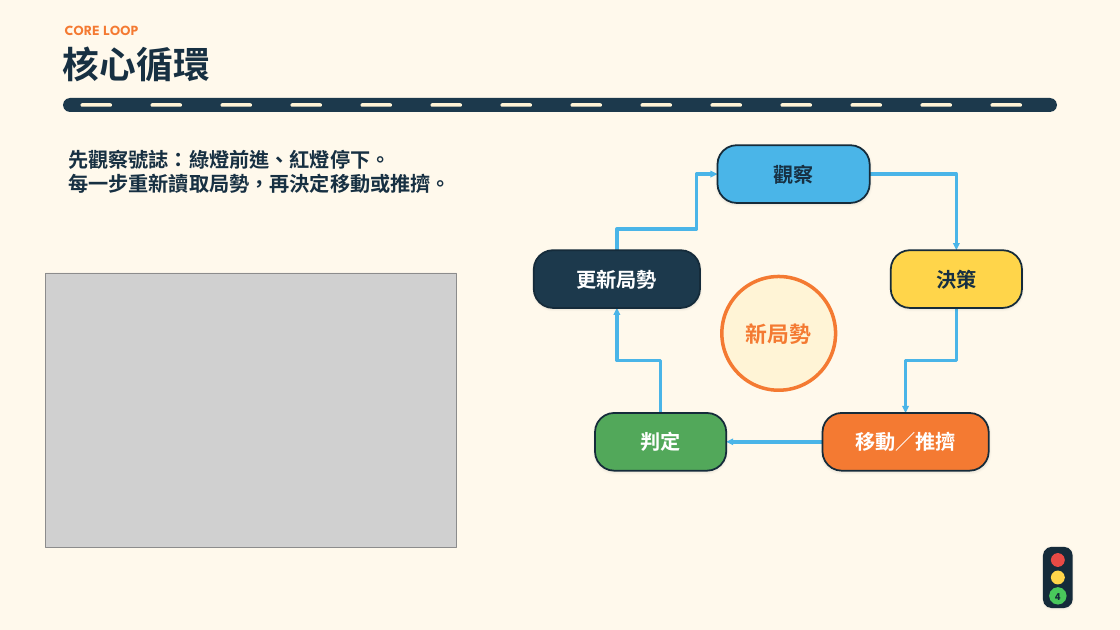
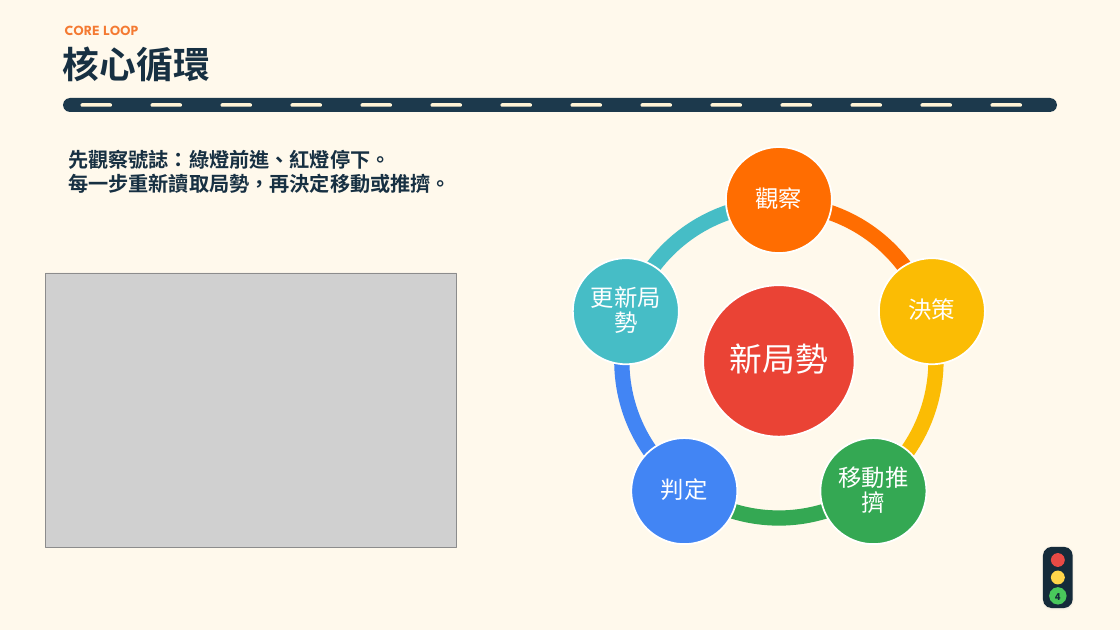
Before and after one commit to jerryfcai794238-bit/crossy-road-prototype, a slide deck: slide 4 of docs/過馬路_立項簡報.pptx. Drawn at 1120x630 pixels with LibreOffice and Linux fonts; fonts in the diff are those of the drawing; grey boxes stand for pictures. Boxes give left, top, right and bottom in pixels: in the first picture for what was removed or moved away, otherwise in the second. Text is boxed around its words. In the diff, an @@ line names an element or a change of style, - is before the commit and + after.

```diff
--- a/docs/過馬路_立項簡報.pptx
+++ b/docs/過馬路_立項簡報.pptx
@@ elbow arrow removed from (617, 250) to (718, 174) @@
@@ text "觀察": place and size @@
-text "觀察" at box(718, 145, 870, 203)
+text "觀察" at box(756, 187, 803, 209)
@@ text "觀察" at box(756, 187, 803, 209): size 17.2 to 20 pt, font Noto Sans CJK TC to Calibri, text colour #173042 to #FFFFFF, bold off; line spacing 1 to 0.9; more space between paragraphs; fill #4AB5E8 to none; outline #152B3A 1.5 pt to none; shadow off @@
@@ elbow arrow removed from (870, 174) to (957, 250) @@
@@ group added at box(573, 147, 985, 544): 5 arch (boxed as its full ring)s, 5 ellipses @@
@@ text "更新局勢": place and size @@
-text "更新局勢" at box(534, 250, 700, 308)
+text "更新局勢" at box(591, 286, 661, 333)
@@ text "更新局勢" at box(591, 286, 661, 333): size 17.2 to 20 pt, font Noto Sans CJK TC to Calibri, bold off; line spacing 1 to 0.9; more space between paragraphs; fill #1C394C to none; outline #152B3A 1.5 pt to none; shadow off @@
@@ ellipse: place and size @@
-ellipse at box(722, 276, 835, 390)
+ellipse at box(703, 286, 854, 437)
@@ ellipse at box(703, 286, 854, 437): fill #FFF4D6 to #EA4335; outline #F47A32 3 pt to #FFFFFF 1.5 pt @@
@@ text "決策": place and size @@
-text "決策" at box(891, 250, 1022, 308)
+text "決策" at box(909, 298, 956, 320)
@@ text "決策" at box(909, 298, 956, 320): size 17.2 to 20 pt, font Noto Sans CJK TC to Calibri, text colour #173042 to #FFFFFF, bold off; line spacing 1 to 0.9; more space between paragraphs; fill #FFD54A to none; outline #152B3A 1.5 pt to none; shadow off @@
@@ elbow arrow removed from (660, 413) to (617, 308) @@
@@ text "新局勢": place and size @@
-text "新局勢" at box(746, 323, 811, 344)
+text "新局勢" at box(730, 343, 828, 374)
@@ text "新局勢" at box(730, 343, 828, 374): size 18.8 to 28 pt, font Noto Sans CJK TC to Calibri, text colour #F47A32 to #FFFFFF, bold off; line spacing 1 to 0.9; more space between paragraphs @@
@@ elbow arrow removed from (957, 308) to (906, 413) @@
@@ arrow removed from (823, 442) to (727, 442) @@
@@ text "判定": place and size @@
-text "判定" at box(595, 413, 726, 471)
+text "判定" at box(661, 478, 708, 500)
@@ text "判定" at box(661, 478, 708, 500): size 17.2 to 20 pt, font Noto Sans CJK TC to Calibri, bold off; line spacing 1 to 0.9; more space between paragraphs; fill #52A85A to none; outline #152B3A 1.5 pt to none; shadow off @@
@@ text "移動推擠": place and size @@
-text "移動推擠" at box(823, 413, 989, 471)
+text "移動推擠" at box(838, 466, 908, 513)
@@ text "移動推擠" at box(838, 466, 908, 513): fill #F47A32 to none; outline #152B3A 1.5 pt to none; shadow off @@
@@ text at box(838, 466, 908, 513): text changed; size 17.2 to 20 pt; font Noto Sans CJK TC to Calibri; bold off @@
-移動／推擠
+移動推擠
```
Also in this commit, not shown: 2 other slides changed, 10 other files.
